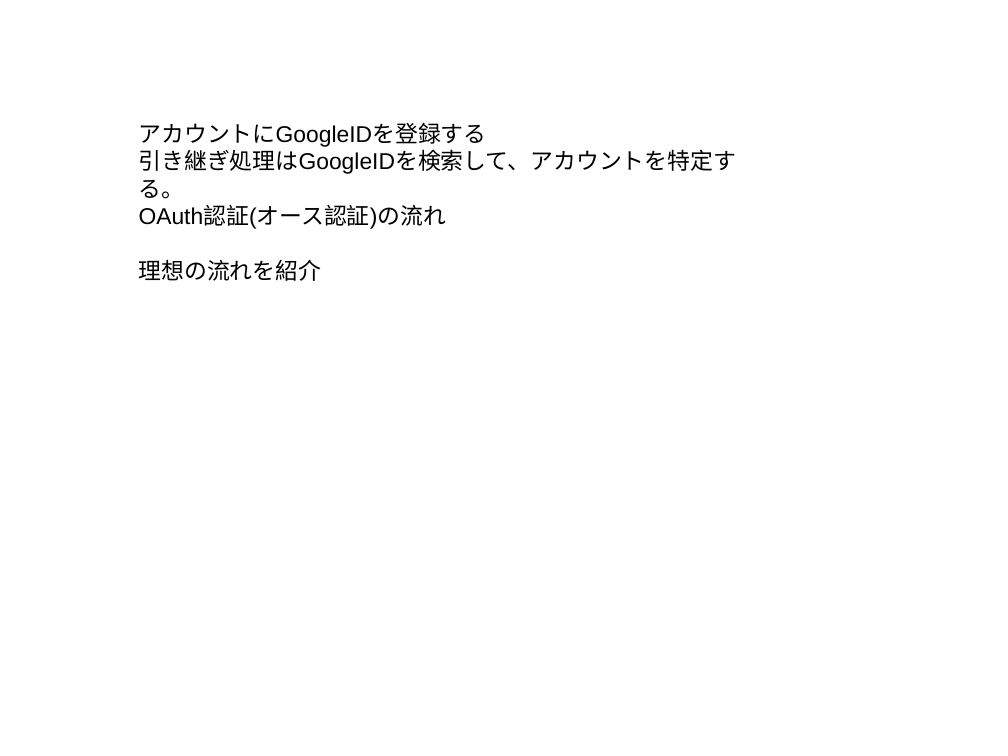
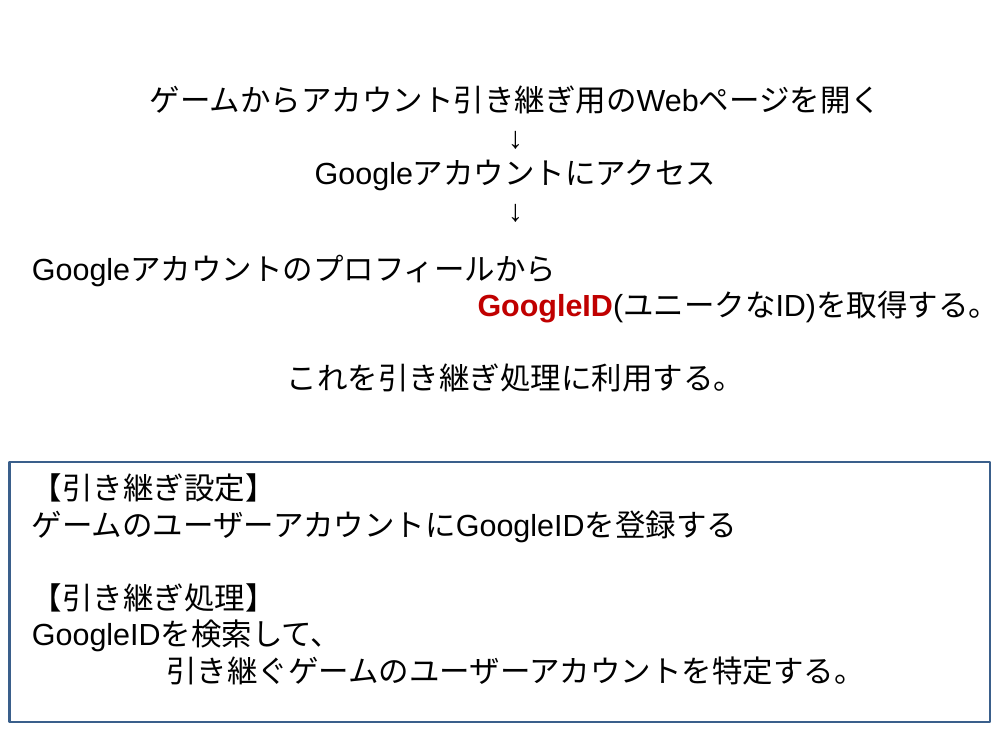
Before and after one commit to Miura0425/LunarLander_Art, a slide deck: slide 12 of 「クライアントとサーバー」発表資料.pptx (slide 16 before the commit). Drawn at 1008x756 pixels with LibreOffice and Linux fonts; fonts in the diff are those of the drawing. Boxes give left, top, right and bottom in pixels: in the first picture for what was removed or moved away, otherwise in the second. Text is boxed around its words. In the diff, an @@ line names an element or a change of style, - is before the commit and + after.

```diff
--- a/「クライアントとサーバー」発表資料.pptx
+++ b/「クライアントとサーバー」発表資料.pptx
@@ text added at <box>150,85,881,190</box>, 24 pt, text #000000 @@
+ゲームからアカウント引き継ぎ用のWebページを開く
+↓
+Googleアカウントにアクセス
+↓
@@ text at <box>32,256,1000,685</box>: text changed; size 18 to 24 pt @@
-アカウントにGoogleIDを登録する
-引き継ぎ処理はGoogleIDを検索して、アカウントを特定する。
-OAuth認証(オース認証)の流れ
-理想の流れを紹介
+Googleアカウントのプロフィールから
+GoogleID(ユニークなID)を取得する。
+これを引き継ぎ処理に利用する。
+【引き継ぎ設定】
+ゲームのユーザーアカウントにGoogleIDを登録する
+【引き継ぎ処理】
+GoogleIDを検索して、
+引き継ぐゲームのユーザーアカウントを特定する。
@@ rectangle added at <box>10,462,991,722</box>, outline #3A5F8C 2 pt @@
```
Also in this commit, not shown: 12 other slides changed, 18 slides added, 13 slides removed, 1 other file.
